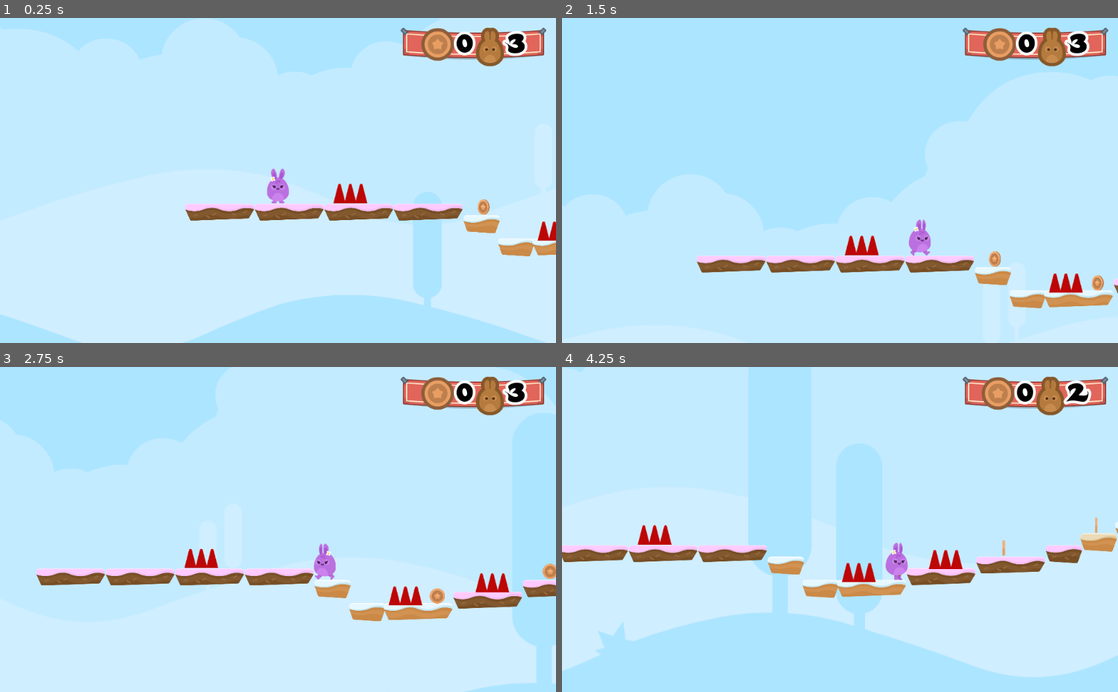
Above: before the commit, frames 1-4 (two rows, left to right).
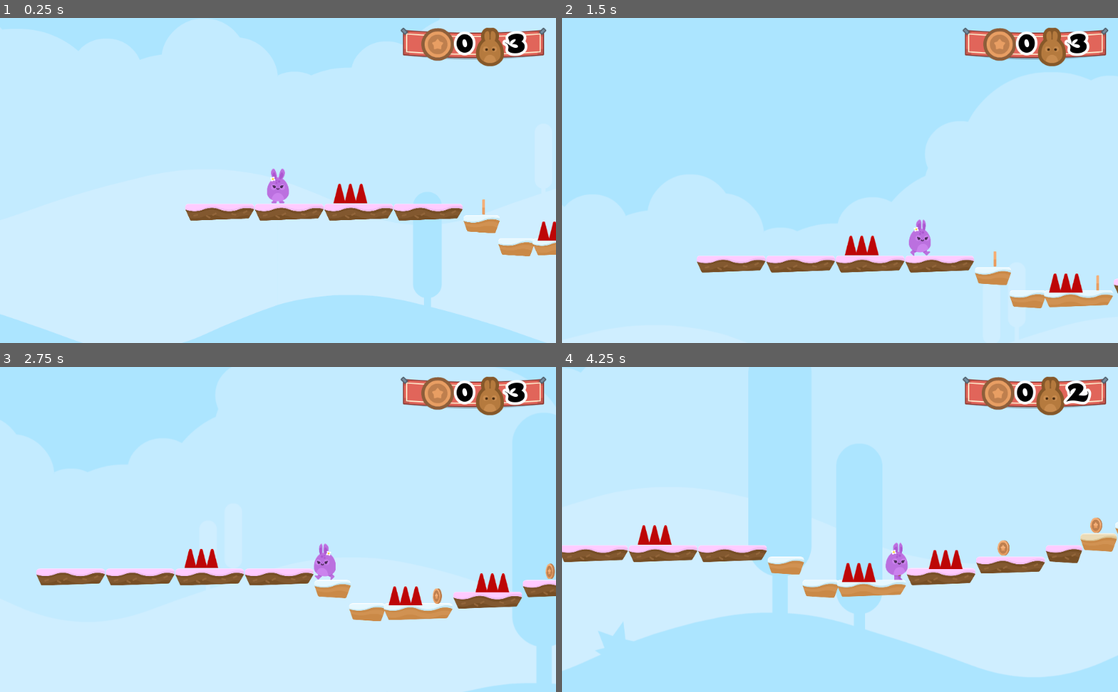
Above: after the commit, the same moments.

Repository: KennedyMungai/SimplePlatformer
Game: Godot game, scene res://Scenes/Levels/Level1.tscn
Same seed, same stepped clock (60 frames per second), same inputs: the game is played once before the commit and once after it.
Inputs:
- Up to frame 1 (0.25 s): no input
- Up to frame 2 (1.5 s): hold D (right) from 0.53 s (still down); tap W (jump) at 0.77 s
- Up to frame 3 (2.75 s): tap W (jump) at 1.52 s; release D (right) at 2.03 s; hold A (left) from 2.03 s (still down)
- Up to frame 4 (4.25 s): release A (left) at 2.78 s; hold D (right) from 2.78 s (still down); tap W (jump) at 3.02, 3.77 s

The runs differ from the first frame. In frame 1, less than 0.1% of the frame differs, in the area x 85-89%, y 55-61%; in frame 2, 0.2%, in the area x 76-98%, y 71-84%; in frame 3, 0.1%; in frame 4, 0.2%.

Commit message:
Maintenance commit

Diff:
--- a/Scenes/Coin.tscn
+++ b/Scenes/Coin.tscn
@@ -69,7 +69,7 @@
 [node name="AnimatedSprite" type="AnimatedSprite" parent="."]
 frames = SubResource( 1 )
 animation = "spin"
-frame = 3
+frame = 1
 playing = true
 
 [node name="Area2D" type="Area2D" parent="."]
